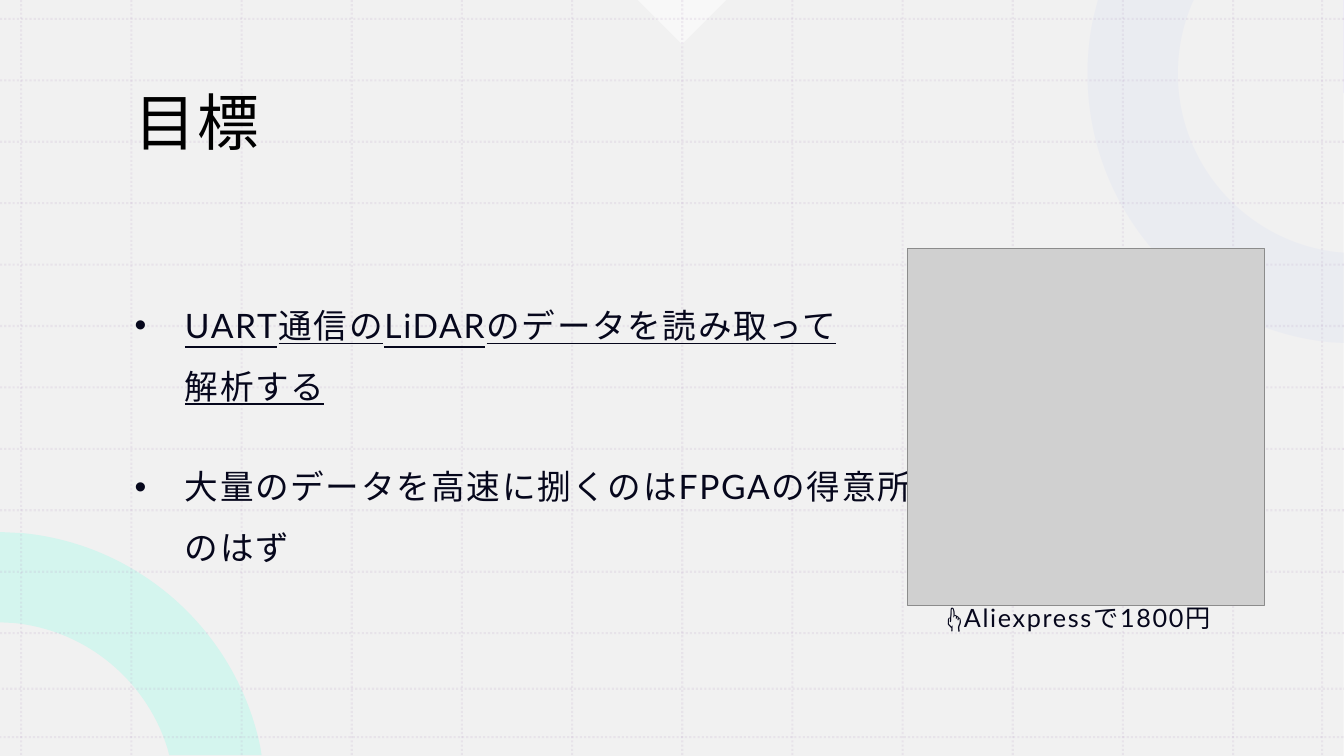
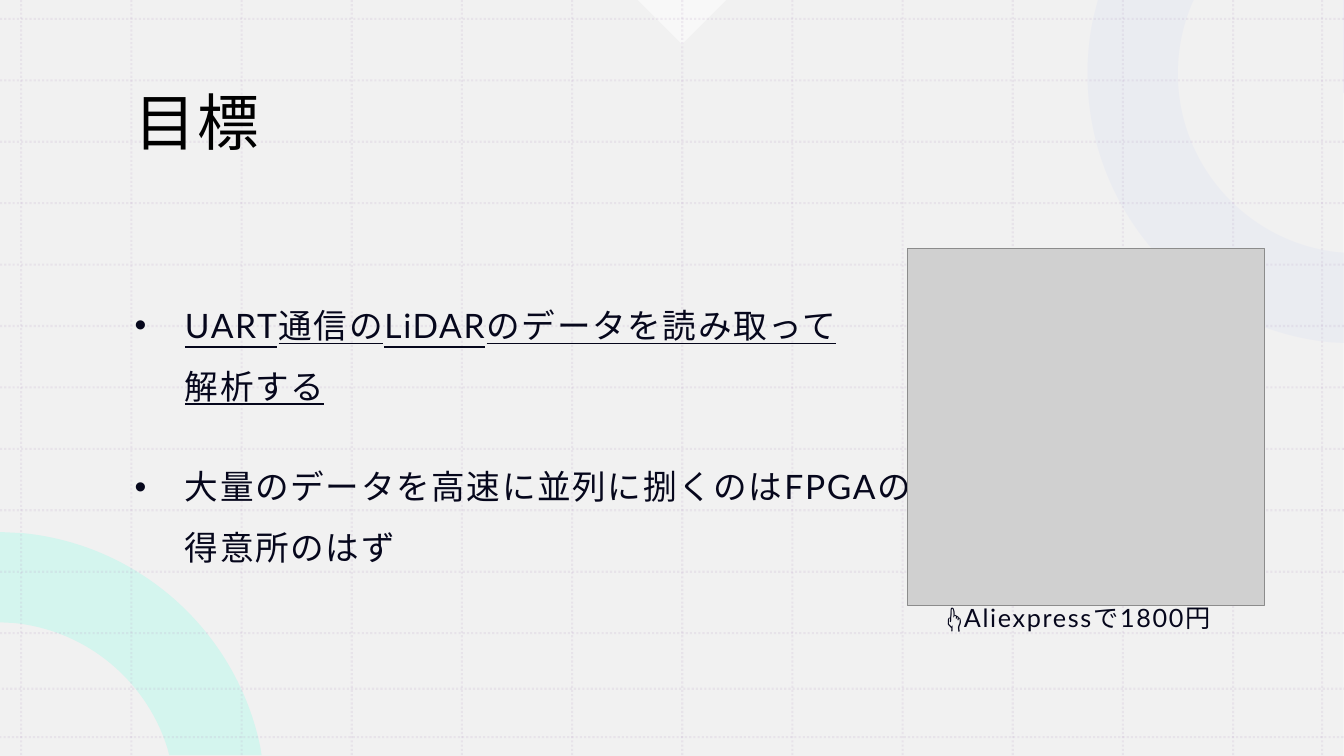
Before and after one commit to koki0517/KOBO_FPGA, a slide deck: slide 2 of 前期最終発表.pptx. Drawn at 1344x756 pixels with LibreOffice and Linux fonts; fonts in the diff are those of the drawing; grey boxes stand for pictures. Boxes give left, top, right and bottom in pixels: in the first picture for what was removed or moved away, otherwise in the second. Text is boxed around its words. In the diff, an @@ line names an element or a change of style, - is before the commit and + after.

```diff
--- a/前期最終発表.pptx
+++ b/前期最終発表.pptx
@@ text at <box>185,465,911,563</box>: text changed @@
-• 大量のデータを高速に捌くのはFPGAの得意所
-  のはず
+• 大量のデータを高速に並列に捌くのはFPGAの
+  得意所のはず
```
Also in this commit, not shown: 3 other slides changed, 1 slide added, 1 other file.
